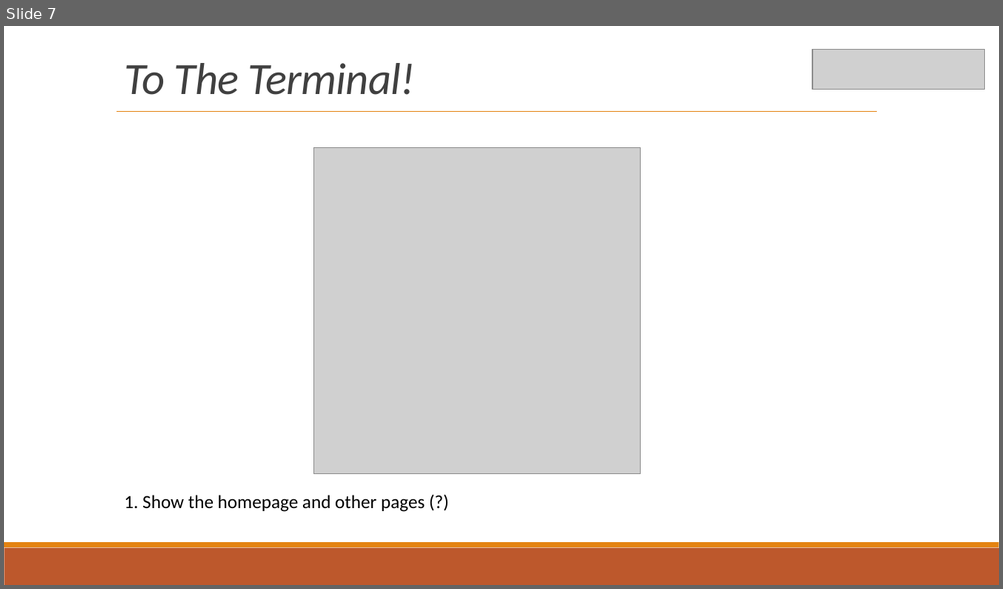
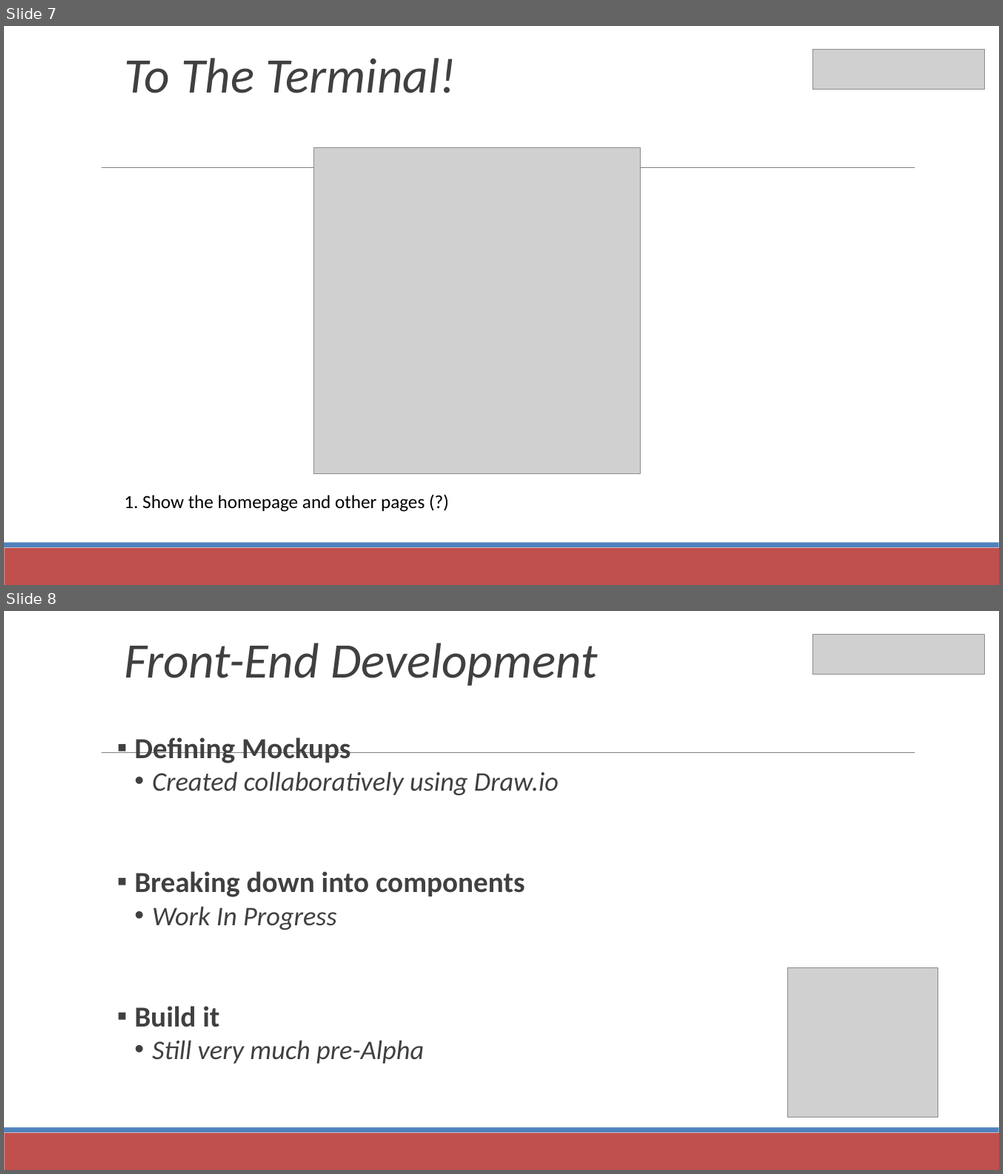
Before and after one commit to Saint-Louis-Full-Stack-Web-Development/presentations, a slide deck: meetup_20180214---FULL_STACK v1.pptx. Shown one above the other, each under a label of ours: slide 7 before the commit, slides 7 and 8 after it. The pictures are 1003x589 and 1003x1174 pixels, drawn with LibreOffice and Linux fonts; fonts in the diff are those of the drawing; grey boxes stand for pictures. Boxes give left, top, right and bottom in pixels: in the first picture for what was removed or moved away, otherwise in the second. Text is boxed around its words. In the diff, an @@ line names an element or a change of style, - is before the commit and + after.

Commit message:
Updated version control and front end slides

```diff
--- a/meetup_20180214---FULL_STACK v1.pptx
+++ b/meetup_20180214---FULL_STACK v1.pptx
@@ slide 8 added at [4,611,999,1170], background #FFFFFF; not listed: 3 template elements that a slide beside it also shows @@
@@ text added at [124,643,597,686], 48 pt, text #404040, italic @@
+Front-End Development
@@ picture added at [812,634,984,675] @@
@@ text added at [134,738,558,1064], 26 pt, text #404040, italic @@
+▪ Defining Mockups
+  • Created collaboratively using Draw.io
+▪ Breaking down into components
+  • Work In Progress
+▪ Build it
+  • Still very much pre-Alpha
@@ picture added at [788,968,937,1118] @@
@@ slide 7 changed as well @@
@@ text "To The Terminal!" at [124,58,456,93]: size 43.2 to 48 pt, letter spacing -0.5 to 0 pt @@
@@ line removed from (116, 112) to (876, 112) @@
@@ line added from (102, 168) to (915, 168), #808080 0.51 pt @@
@@ rectangle at [4,548,999,585]: fill #BD582C to #C0504D @@
@@ rectangle at [4,543,999,548]: fill #E48312 to #4F81BD @@
```
Also in this commit, not shown: 21 other slides changed, 2 other slides added, 2 slides removed.
